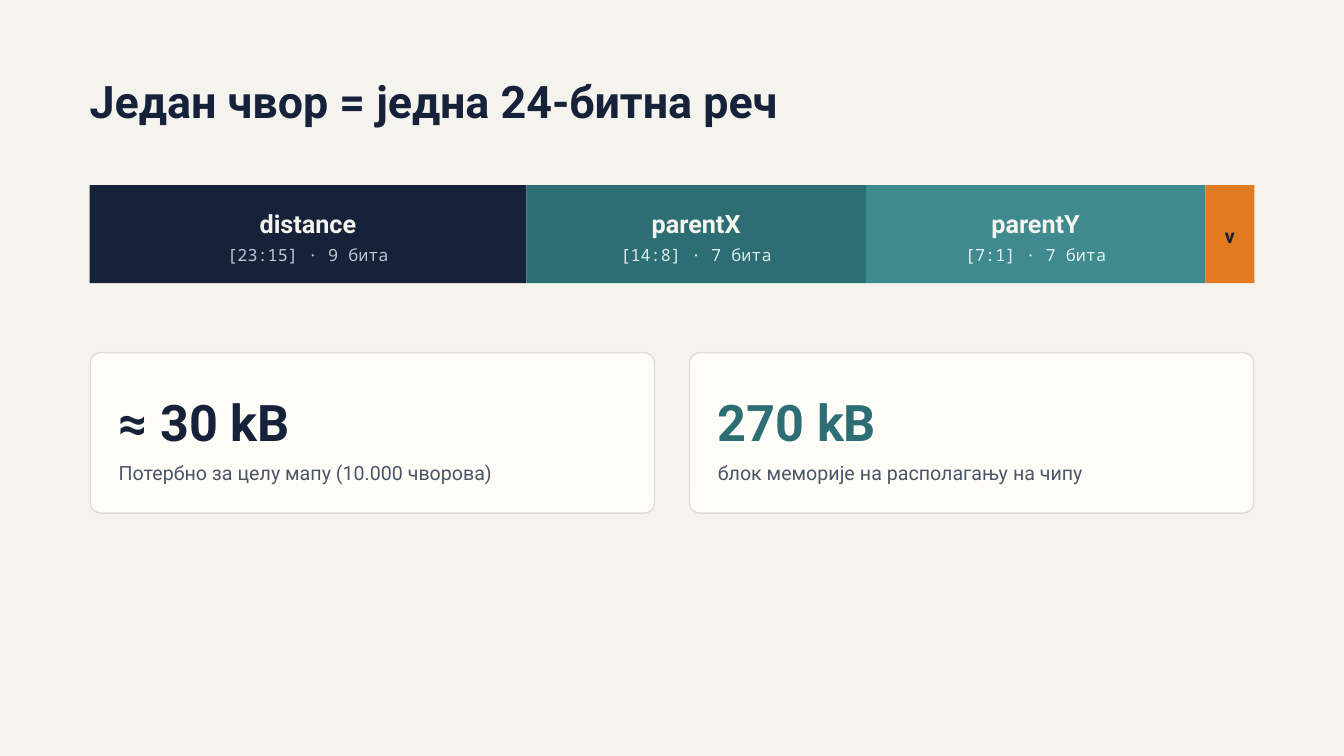
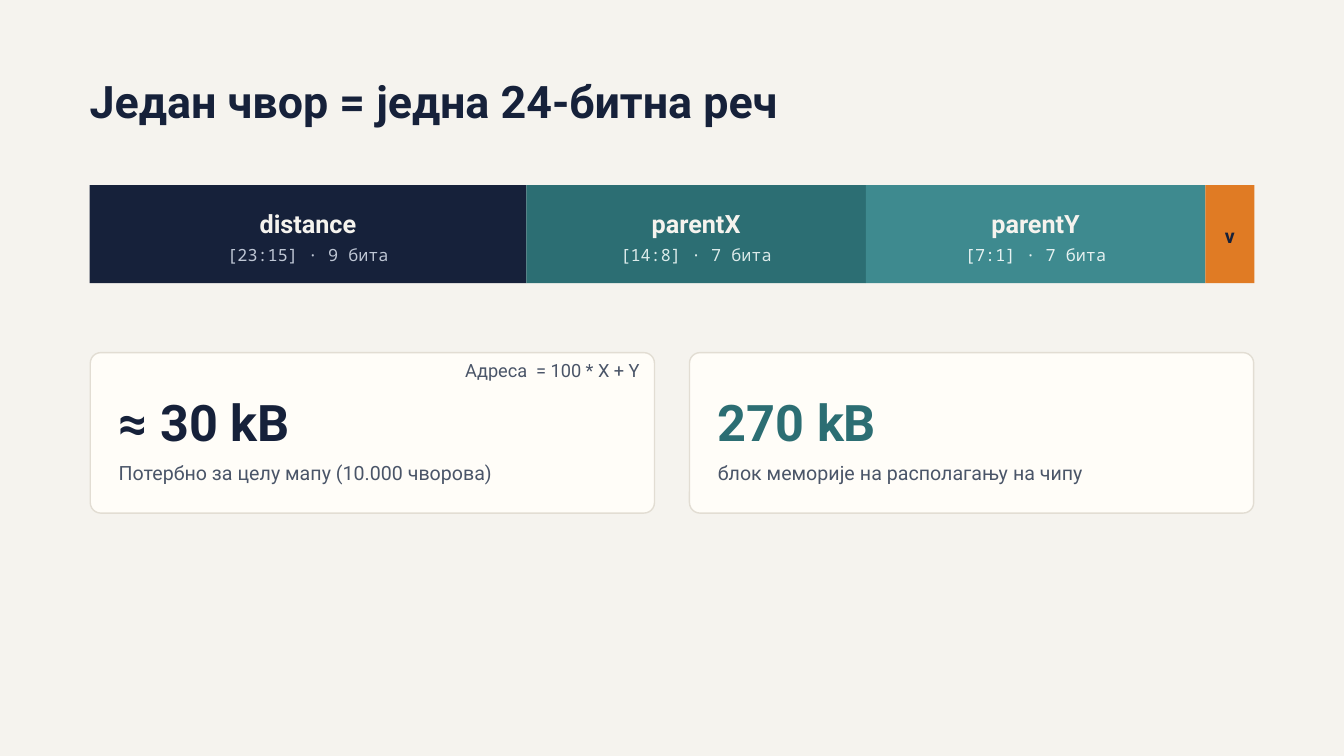
Before and after one commit to marko4203/diplomski, a slide deck: slide 4 of Diplomski_Prezentacija.pptx. Drawn at 1344x756 pixels with LibreOffice and Linux fonts; fonts in the diff are those of the drawing. Boxes give left, top, right and bottom in pixels: in the first picture for what was removed or moved away, otherwise in the second. Text is boxed around its words. In the diff, an @@ line names an element or a change of style, - is before the commit and + after.

```diff
--- a/Diplomski_Prezentacija.pptx
+++ b/Diplomski_Prezentacija.pptx
@@ text added at <box>465,364,640,381</box>, 13 pt, text #4A5568 @@
+Адреса = 100 * X + Y
```
Also in this commit, not shown: 3 other slides changed, 1 other file.
